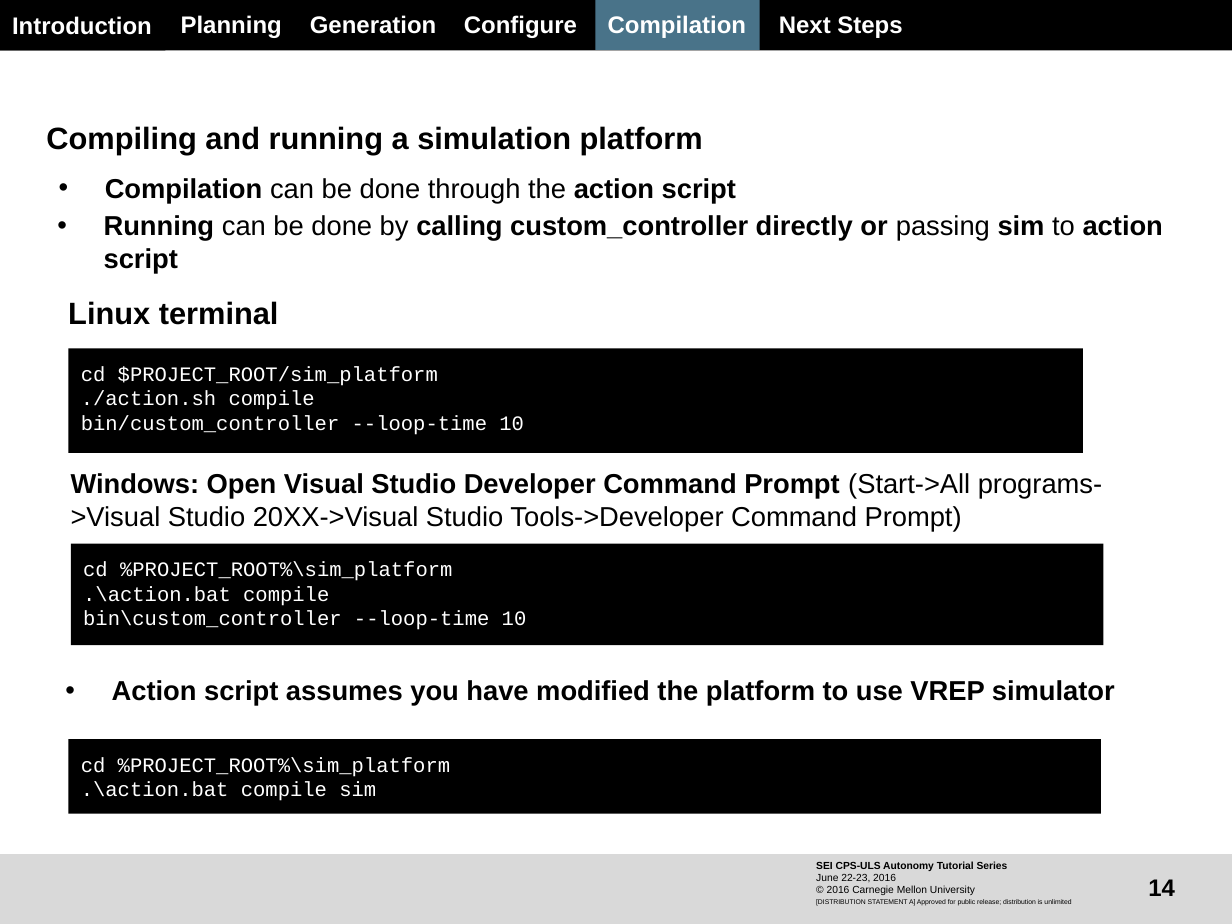
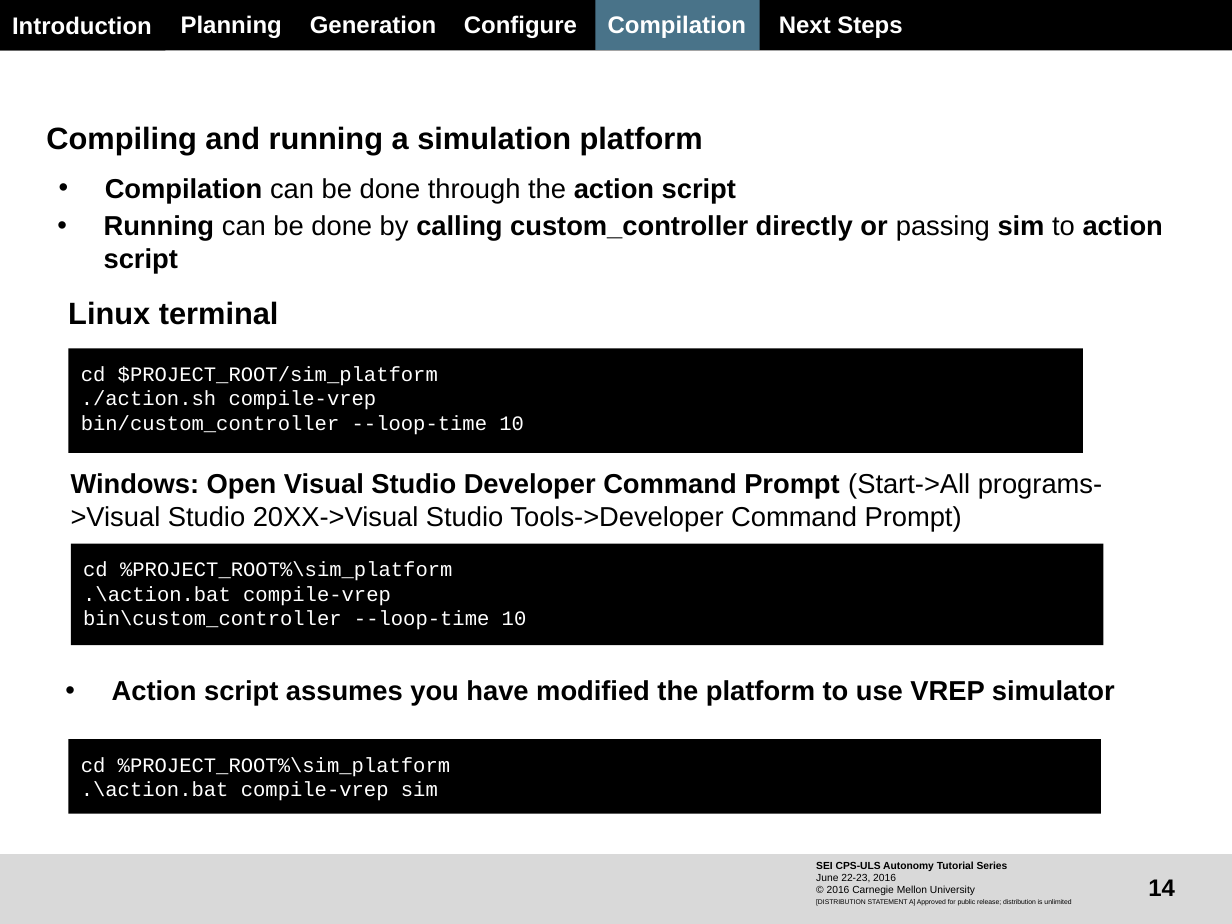
Before and after one commit to Burgos/gams, a slide deck: slide 14 of SEI_CPSULS_Tutorial_Day1_07_CreatingHardwareAndSimulationPlatforms.pptx. Drawn at 1232x924 pixels with LibreOffice and Linux fonts; fonts in the diff are those of the drawing; background and template pictures are left out. Boxes give left, top, right and bottom in pixels: in the first picture for what was removed or moved away, otherwise in the second. Text is boxed around its words. In the diff, an @@ line names an element or a change of style, - is before the commit and + after.

Commit message:
* Made changes to hardware and algorithm tutorials to use compile-vrep to simplify the process

```diff
--- a/SEI_CPSULS_Tutorial_Day1_07_CreatingHardwareAndSimulationPlatforms.pptx
+++ b/SEI_CPSULS_Tutorial_Day1_07_CreatingHardwareAndSimulationPlatforms.pptx
@@ text in rectangle at [81,391,377,410]: text changed @@
-  ./action.sh compile
+  ./action.sh compile-vrep
@@ text in rectangle at [83,586,391,606]: text changed @@
-  .\action.bat compile
+  .\action.bat compile-vrep
@@ text in rectangle at [81,782,438,801]: text changed @@
-  .\action.bat compile sim
+  .\action.bat compile-vrep sim
```
